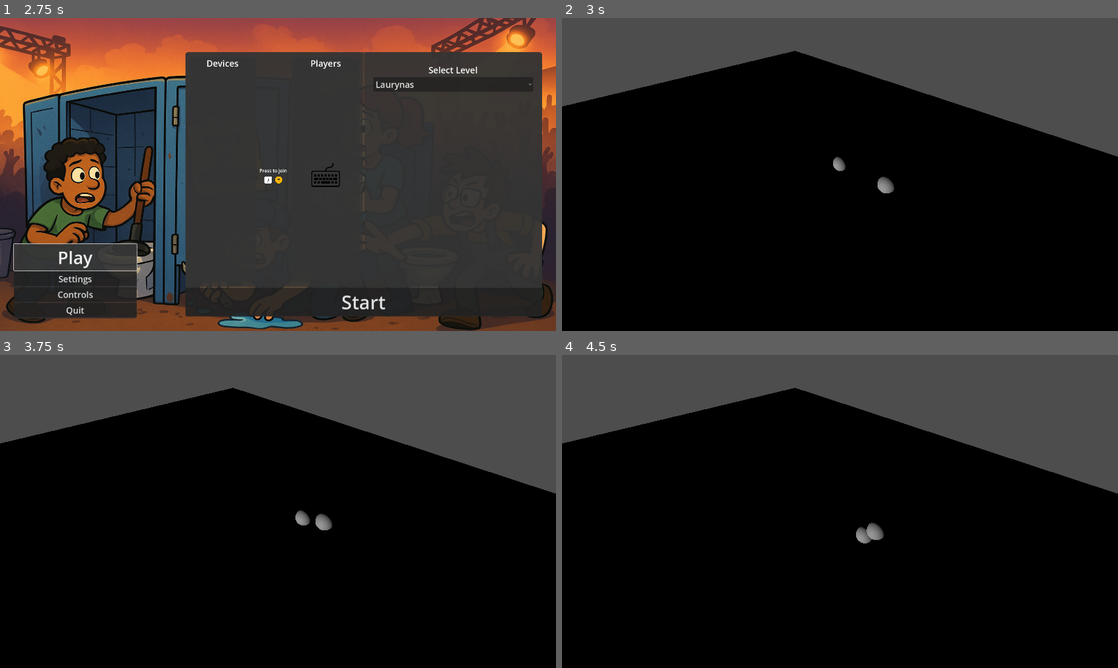
Above: before the commit, frames 1-4 (two rows, left to right).
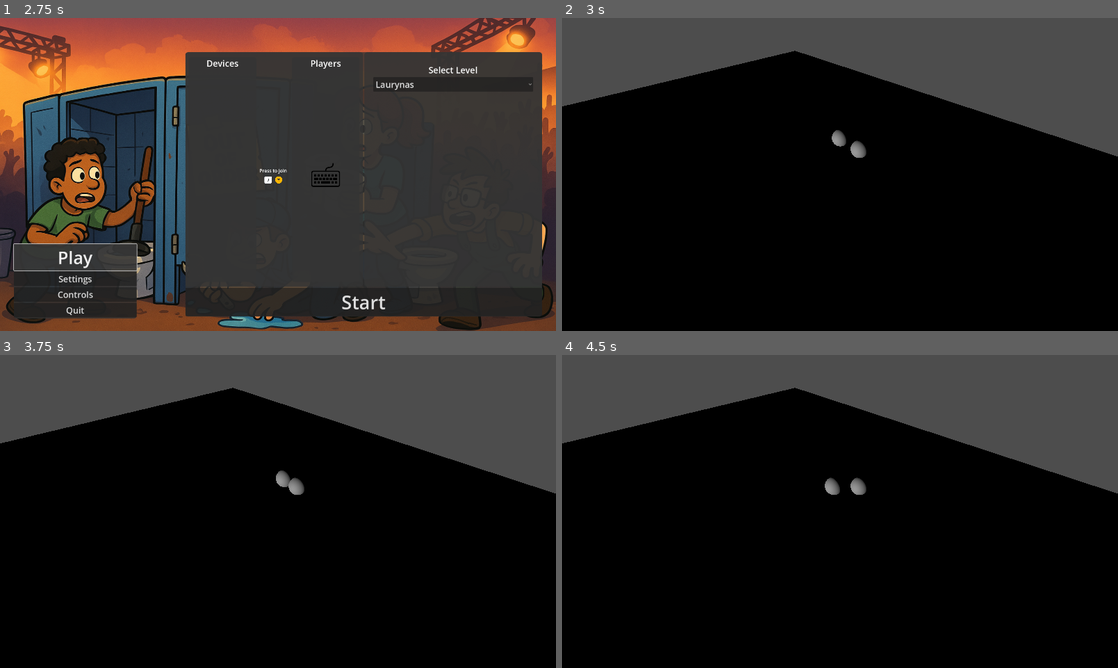
Above: after the commit, the same moments.

Repository: LaurynasP/ldjam-57
Game: Godot game, scene res://scenes/Main.tscn
Two runs of this game, one before a commit and one after it. Both use one fixed random seed, a clock stepped at 60 frames per second and the inputs below.
Inputs:
- Up to frame 1 (2.75 s): click "Play" at 0.5 s; click "Laurynas" at 1.25 s; click "Play" at 2 s
- Up to frame 2 (3 s): click "Start" at 2.75 s
- Up to frame 3 (3.75 s): tap Enter at 3.5 s; hold D (keyboard_right) from 3.53 s (still down); tap Shift (keyboard_dash) at 3.6 s
- Up to frame 4 (4.5 s): tap Space at 4.25 s; release D (keyboard_right) at 4.28 s; hold S (keyboard_down) from 4.28 s (still down); tap E (keyboard_interact) at 4.35 s

Frame 1 is identical in both runs. In frame 2, 0.4% of the frame differs, in the area x 48-60%, y 35-56%; in frame 3, 0.4%; in frame 4, 0.5%, in the area x 47-58%, y 39-61%.

Commit message:
Basic Player Spawner

Diff:
--- a/features/level/debug_levels/Laurynas.tscn
+++ b/features/level/debug_levels/Laurynas.tscn
@@ -2,7 +2,7 @@
 
 [ext_resource type="Script" uid="uid://jcyuj2h3gtq6" path="res://features/level/level.gd" id="1_vjoi7"]
 [ext_resource type="PackedScene" uid="uid://tp32esmsp3xq" path="res://features/camera/Camera.tscn" id="2_ax20a"]
-[ext_resource type="PackedScene" uid="uid://da1p078wf0dfu" path="res://features/player/Player.tscn" id="3_eng20"]
+[ext_resource type="PackedScene" uid="uid://dfjp2tythyjfd" path="res://features/player/player_spawner/PlayerSpawner.tscn" id="3_ax20a"]
 
 [sub_resource type="BoxMesh" id="BoxMesh_yp1q3"]
 
@@ -12,9 +12,6 @@
 script = ExtResource("1_vjoi7")
 
 [node name="Camera" parent="." instance=ExtResource("2_ax20a")]
-
-[node name="Player" parent="." instance=ExtResource("3_eng20")]
-transform = Transform3D(1, 0, 0, 0, 1, 0, 0, 0, 1, 0, 1.06552, 0)
 
 [node name="StaticBody3D" type="StaticBody3D" parent="."]
 transform = Transform3D(52.0326, 0, 0, 0, 1, 0, 0, 0, 30.3952, 0, 0, 0)
@@ -28,6 +25,5 @@
 [node name="DirectionalLight3D" type="DirectionalLight3D" parent="."]
 transform = Transform3D(1, 0, 0, 0, 1, 0, 0, 0, 1, 13.0247, 18.3396, 0)
 
-[node name="Player2" parent="." instance=ExtResource("3_eng20")]
-transform = Transform3D(1, 0, 0, 0, 1, 0, 0, 0, 1, 3.56864, 1.78707, 0)
-device_id = 0
+[node name="PlayerSpawner" parent="." instance=ExtResource("3_ax20a")]
+transform = Transform3D(1, 0, 0, 0, 1, 0, 0, 0, 1, 0, 1.53872, 0)
--- a/features/menu/play_menu/PlayMenu.tscn
+++ b/features/menu/play_menu/PlayMenu.tscn
@@ -1,6 +1,6 @@
 [gd_scene load_steps=4 format=3 uid="uid://bnp6e4lr24lq6"]
 
-[ext_resource type="Script" uid="uid://rpjaipjcotw6" path="res://features/menu/play_menu/play_menu.gd" id="1_akfxb"]
+[ext_resource type="Script" uid="uid://rpjaipjcotw6" path="res://features/menu/play_menu/play_Menu.gd" id="1_akfxb"]
 [ext_resource type="PackedScene" uid="uid://bm4fan7kwx1bw" path="res://features/menu/play_menu/PlayerSelection.tscn" id="2_2gje1"]
 [ext_resource type="PackedScene" uid="uid://cow7stqauiefe" path="res://features/menu/play_menu/LevelSelection.tscn" id="3_wbled"]
 
--- /dev/null
+++ b/features/player/player_spawner/PlayerSpawner.tscn
@@ -0,0 +1,37 @@
+[gd_scene load_steps=4 format=3 uid="uid://dfjp2tythyjfd"]
+
+[ext_resource type="Script" uid="uid://bma6hpojysyxt" path="res://features/player/player_spawner/player_spawner.gd" id="1_eep2c"]
+[ext_resource type="PackedScene" uid="uid://da1p078wf0dfu" path="res://features/player/Player.tscn" id="2_8s1b1"]
+[ext_resource type="PackedScene" uid="uid://yepplcbaa1cd" path="res://features/player/player_spawner/spawn_point.tscn" id="2_rdkm7"]
+
+[node name="PlayerSpawner" type="Node3D"]
+script = ExtResource("1_eep2c")
+player_scene = ExtResource("2_8s1b1")
+
+[node name="SpawnPoints" type="Node3D" parent="."]
+
+[node name="SpawnPoint1" parent="SpawnPoints" instance=ExtResource("2_rdkm7")]
+
+[node name="SpawnPoint2" parent="SpawnPoints" instance=ExtResource("2_rdkm7")]
+transform = Transform3D(1, 0, 0, 0, 1, 0, 0, 0, 1, 1.5, 0, 0)
+
+[node name="SpawnPoint3" parent="SpawnPoints" instance=ExtResource("2_rdkm7")]
+transform = Transform3D(1, 0, 0, 0, 1, 0, 0, 0, 1, -1.5, 0, 0)
+
+[node name="SpawnPoint4" parent="SpawnPoints" instance=ExtResource("2_rdkm7")]
+transform = Transform3D(1, 0, 0, 0, 1, 0, 0, 0, 1, -1.5, 0, -1.5)
+
+[node name="SpawnPoint5" parent="SpawnPoints" instance=ExtResource("2_rdkm7")]
+transform = Transform3D(1, 0, 0, 0, 1, 0, 0, 0, 1, -1.5, 0, 1.5)
+
+[node name="SpawnPoint6" parent="SpawnPoints" instance=ExtResource("2_rdkm7")]
+transform = Transform3D(1, 0, 0, 0, 1, 0, 0, 0, 1, 1.5, 0, 1.5)
+
+[node name="SpawnPoint7" parent="SpawnPoints" instance=ExtResource("2_rdkm7")]
+transform = Transform3D(1, 0, 0, 0, 1, 0, 0, 0, 1, 1.5, 0, -1.5)
+
+[node name="SpawnPoint8" parent="SpawnPoints" instance=ExtResource("2_rdkm7")]
+transform = Transform3D(1, 0, 0, 0, 1, 0, 0, 0, 1, 0, 0, 1.5)
+
+[node name="SpawnPoint9" parent="SpawnPoints" instance=ExtResource("2_rdkm7")]
+transform = Transform3D(1, 0, 0, 0, 1, 0, 0, 0, 1, 0, 0, -1.5)
--- /dev/null
+++ b/features/player/player_spawner/player_spawner.gd
@@ -0,0 +1,20 @@
+extends Node3D
+@export var player_scene: PackedScene
+
+func _ready() -> void:
+	spawn_players()
+
+func spawn_players():
+	var markers = get_tree().get_nodes_in_group("player_spawn_point_marker")
+	print("Spawning players")
+	for i in GameManager.selected_player_devices.size():
+		print("Spawning player ", GameManager.selected_player_devices[i])
+		var player: Player = player_scene.instantiate() as Player
+		player.device_id = GameManager.selected_player_devices[i]
+		player.global_position = markers[i].global_position
+		add_child(player)
+		print("Spawning at ", markers[i].global_position)
+
+
+		#print()
+		#add_child(player)
--- /dev/null
+++ b/features/player/player_spawner/spawn_point.gd
@@ -0,0 +1,4 @@
+extends Node3D
+
+func _ready() -> void:
+	visible = false
--- /dev/null
+++ b/features/player/player_spawner/spawn_point.tscn
@@ -0,0 +1,18 @@
+[gd_scene load_steps=4 format=3 uid="uid://yepplcbaa1cd"]
+
+[ext_resource type="Script" uid="uid://bu1u3cnnp5gxi" path="res://features/player/player_spawner/spawn_point.gd" id="1_nn5q8"]
+
+[sub_resource type="CapsuleMesh" id="CapsuleMesh_j4saw"]
+
+[sub_resource type="StandardMaterial3D" id="StandardMaterial3D_nn5q8"]
+transparency = 1
+albedo_color = Color(0.564706, 0.6, 0.121569, 0.45098)
+
+[node name="SpawnPoint" type="Node3D"]
+script = ExtResource("1_nn5q8")
+
+[node name="SpawnPointMarker" type="Marker3D" parent="." groups=["player_spawn_point_marker"]]
+
+[node name="CSGMesh3D" type="CSGMesh3D" parent="."]
+mesh = SubResource("CapsuleMesh_j4saw")
+material = SubResource("StandardMaterial3D_nn5q8")
--- a/managers/game_manager.gd
+++ b/managers/game_manager.gd
@@ -2,7 +2,7 @@
 
 var current_gameplay: Gameplay
 var current_level: Level
-var selected_player_devices: Array[int] = [-1]
+var selected_player_devices: Array[int] = [-1, 0]
 
 @onready var menu: Menu = load("res://features/menu/Menu.tscn").instantiate()
 
Not shown, added: features/player/player_spawner/player_spawner.gd.uid
Not shown, added: features/player/player_spawner/spawn_point.gd.uid
